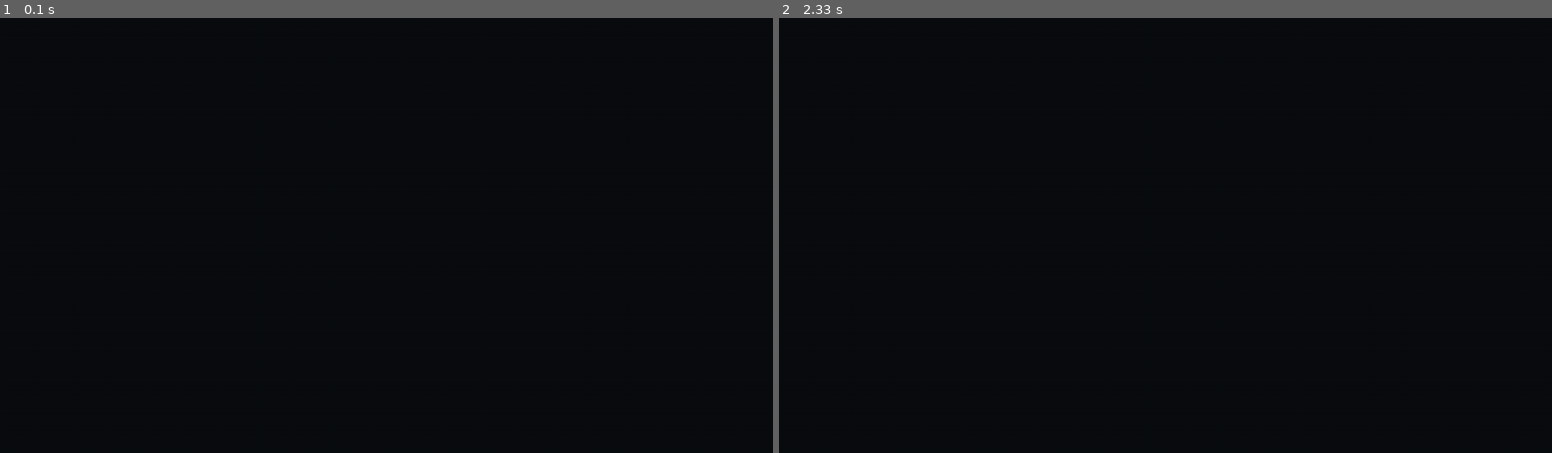
Above: before the commit, frames 1-2 (left to right).
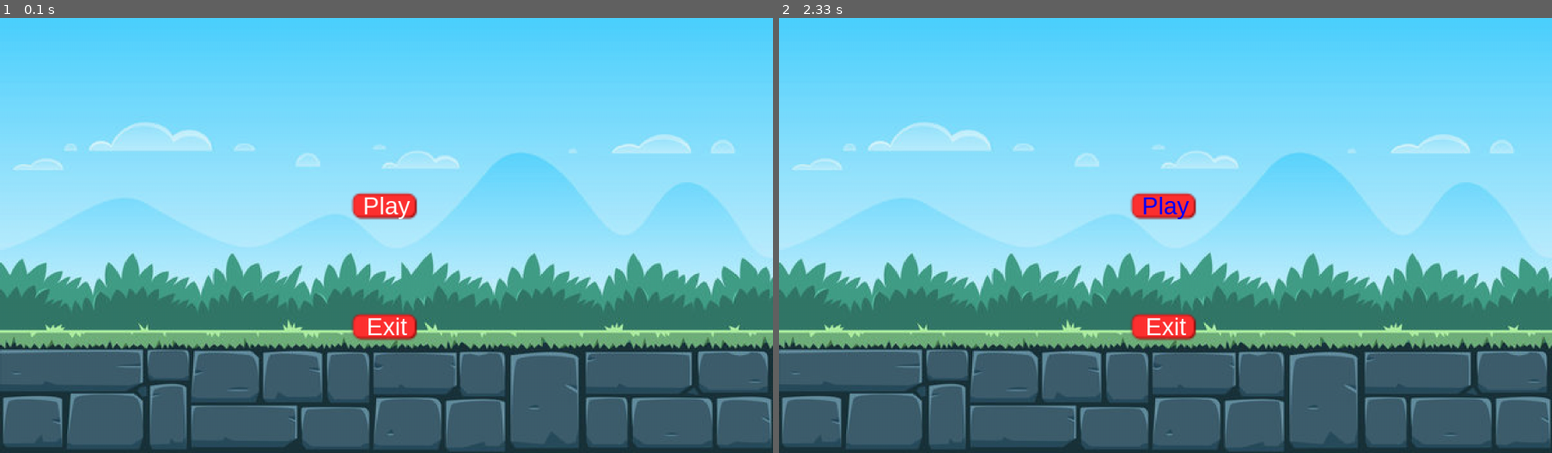
Above: after the commit, the same moments.

Repository: cse442-at-ub/s24semesterproject-we-love-the-company
Game: pygame game, started from src/game/game.py
The game is run twice, just before and just after one commit, with the same random seed, the same clock (stepped at 60 frames per second) and the same inputs.
Inputs (mouse positions are in pixels of both pictures, inside the frame that each line leads up to):
- Up to frame 1 (0.1 s): no input
- Up to frame 2 (2.33 s): click (1165, 235) at 0.38 s; click (1165, 265) at 0.72 s; click (1165, 205) at 2.05 s, where only the run after the commit has a clickable "Play"

The runs differ from the first frame. In frame 1, 100% of the frame differs, in the area x 0-100%, y 0-100%; in frame 2, 100%.

Commit message:
Main Menu and Buttons
Main menu background visible
2 buttons implemented for play and exit.

Diff:
--- a/src/game/game.py
+++ b/src/game/game.py
@@ -1,4 +1,5 @@
 import pygame
+import menu
 
 
 def handleMouseMove(pos, rel, buttons, touch):
@@ -31,6 +32,7 @@
     pygame.display.set_caption("We Love The Company.")
 
     while gameloop(screen):
+        menu.mainMenu()
         pass
 
 
@@ -39,4 +41,8 @@
 
     main()
 
+
+
+
+
     pygame.quit()
--- /dev/null
+++ b/src/game/menu.py
@@ -0,0 +1,105 @@
+import pygame
+import os
+
+# Initialize Pygame
+pygame.init()
+
+# Set up the path for assets
+path = os.path.dirname(__file__) + "/"
+print(path)
+
+# Initialize global variables
+current_connection = {}
+currently_connected = 0
+friends = []
+
+# Set up the window
+window = pygame.display.set_mode((1024, 720))
+pygame.display.set_caption("ShadeShare")
+
+# Set up game variables
+newVolume = 0.5
+clock = pygame.time.Clock()
+textFont = pygame.font.SysFont("Arial", 40)
+game_won = 0
+
+class Button():
+    def __init__(self, image, pos, text_input, font, base_color, hovering_color):
+        self.image = image
+        self.x_pos = pos[0]
+        self.y_pos = pos[1]
+        self.font = font
+        self.base_color, self.hovering_color = base_color, hovering_color
+        self.text_input = text_input
+        self.text = self.font.render(self.text_input, True, self.base_color)
+        if self.image is None:
+            self.image = self.text
+        self.rect = self.image.get_rect(center=(self.x_pos, self.y_pos))
+        self.text_rect = self.text.get_rect(center=(self.x_pos, self.y_pos))
+
+    def update(self, screen):
+        if self.image is not None:
+            screen.blit(self.image, self.rect)
+        screen.blit(self.text, self.text_rect)
+
+    def checkForInput(self, position):
+        if position[0] in range(self.rect.left, self.rect.right) and position[1] in range(self.rect.top, self.rect.bottom):
+            return True
+        return False
+
+    def changeColor(self, position):
+        if position[0] in range(self.rect.left, self.rect.right) and position[1] in range(self.rect.top, self.rect.bottom):
+            self.text = self.font.render(self.text_input, True, self.hovering_color)
+        else:
+            self.text = self.font.render(self.text_input, True, self.base_color)
+
+def draw_text(text, font, color, x, y):
+    textImg = font.render(text, True, color)
+    window.blit(textImg, (x, y))
+
+def mainMenu():
+    pygame.display.set_caption("background")
+    run = True
+    window_size = window.get_size()  # Get the current window size
+
+
+    while run:
+        clock.tick(27)  # Control framerates
+        window.fill((0, 0, 0))
+        background_image = pygame.image.load(path + 'background.jpg')
+        background_image = pygame.transform.scale(background_image, window_size)
+        window.blit(background_image, (0, 0))
+
+
+
+        menuMousePOS = pygame.mouse.get_pos()
+
+        screen_center_x = window.get_width() // 2
+        play_button_y = window.get_height() // 2 - 50
+        exit_button_y = window.get_height() // 2 + 150
+
+        PlayButton = Button(image=pygame.image.load(path + "Assets/button.png"), pos=(screen_center_x, play_button_y),
+                            text_input="Play", font=textFont, base_color="white", hovering_color="blue")
+
+        ExitButton = Button(image=pygame.image.load(path + "Assets/button.png"), pos=(screen_center_x, exit_button_y),
+                            text_input="Exit", font=textFont, base_color="white", hovering_color="blue")
+
+        for button in [PlayButton, ExitButton]:
+            button.changeColor(menuMousePOS)
+            button.update(window)
+
+        for event in pygame.event.get():
+            if event.type == pygame.QUIT:
+                run = False
+            elif event.type == pygame.MOUSEBUTTONDOWN:
+                if PlayButton.checkForInput(menuMousePOS):
+                    print("Play button clicked")  # Placeholder for starting the game
+                if ExitButton.checkForInput(menuMousePOS):
+                    run = False
+
+        pygame.display.update()
+
+    pygame.quit()
+
+if __name__ == "__main__":
+    mainMenu()
Binary file added: src/game/Assets/button.png
Binary file added: src/game/background.jpg
